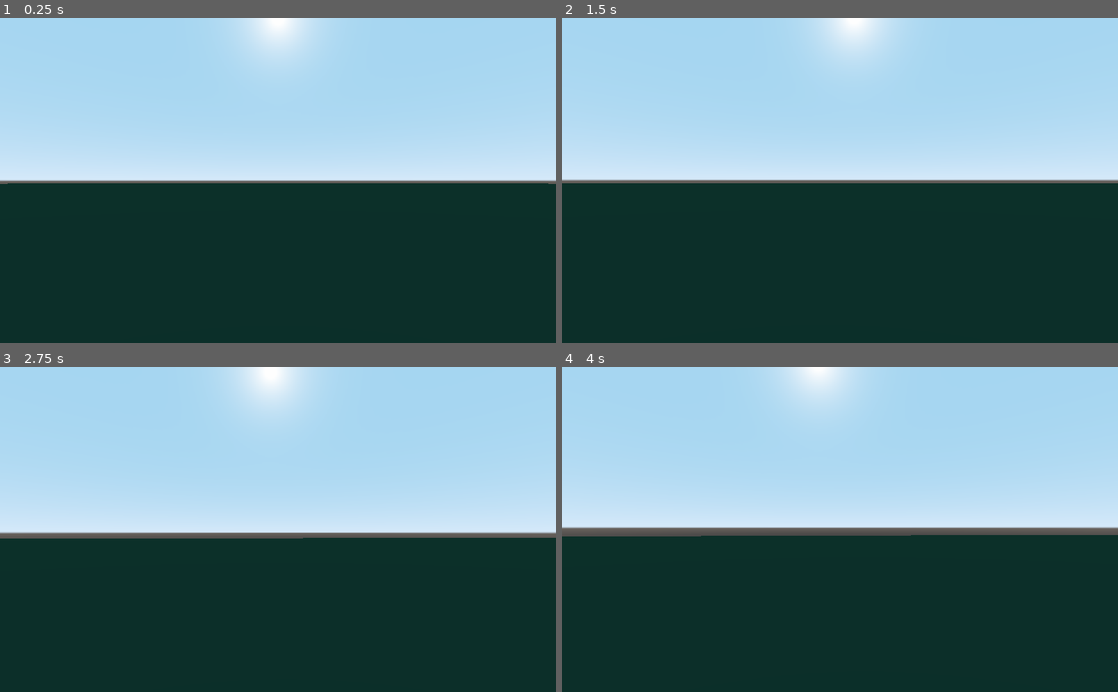
Above: before the commit, frames 1-4 (two rows, left to right).
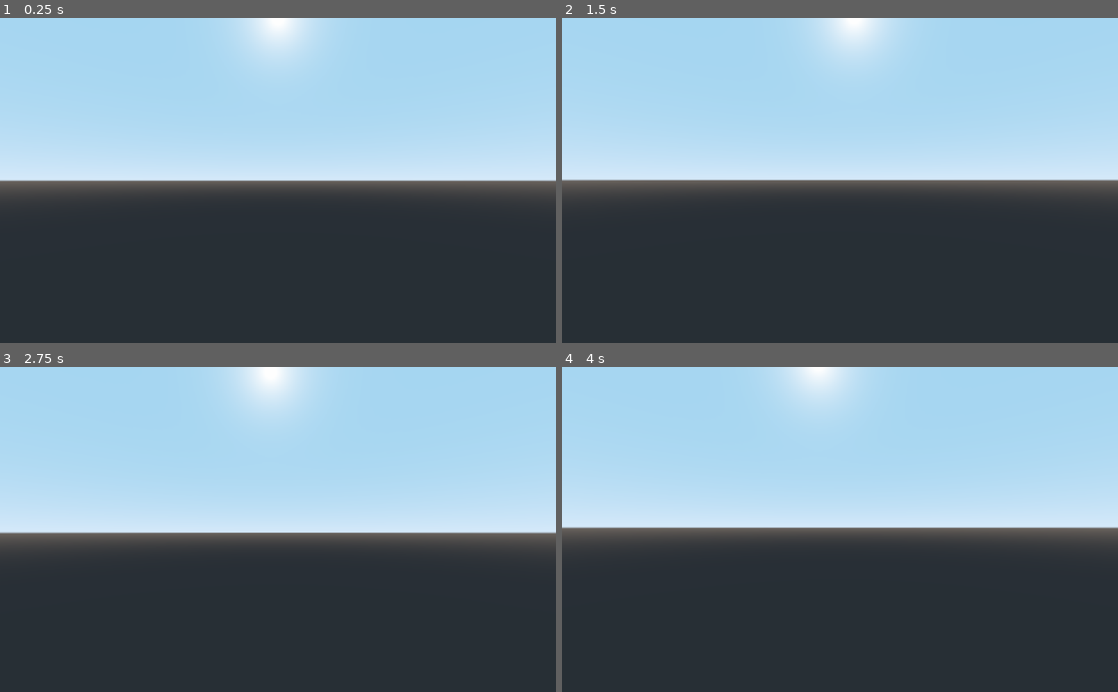
Above: after the commit, the same moments.

Repository: kb173/godot-volumetric-clouds
Game: Godot game, scene res://World.tscn
The game is run twice, just before and just after one commit, with the same random seed, the same clock (stepped at 60 frames per second) and the same inputs.
Inputs (mouse positions are in pixels of both pictures, inside the frame that each line leads up to):
- Up to frame 1 (0.25 s): no input
- Up to frame 2 (1.5 s): tap Enter at 0.5 s; move the mouse to (867, 180) at 0.52 s; hold W (move_forward) from 0.53 s (still down); tap Space at 1.25 s; move the mouse to (812, 180) at 1.27 s
- Up to frame 3 (2.75 s): keep holding W (move_forward); tap Enter at 2 s; move the mouse to (289, 523) at 2.02 s
- Up to frame 4 (4 s): keep holding W (move_forward); tap Space at 2.75 s; move the mouse to (834, 536) at 2.77 s; tap Enter at 3.5 s; move the mouse to (878, 532) at 3.52 s

The runs differ from the first frame. In frame 1, 49% of the frame differs, in the area x 0-100%, y 50-100%; in frame 2, 49%; in frame 3, 47%; in frame 4, 48%.

Commit message:
Fix minor inaccuracies

Diff:
--- a/RaymarchingClouds.shader
+++ b/RaymarchingClouds.shader
@@ -128,12 +128,13 @@
 	if (start_position.y > cloud_begin) {
 		if (start_position.y > cloud_end) {
 			if (march_start == vec4(0.0)) {
-				march_start = march_end + vec4(direction, 0.0) * 1000.0;
+				march_start = march_end + vec4(direction, 0.0) * 10000.0;
 			}
 			vec4 buffer = march_start;
 			march_start = march_end;
 			march_end = buffer;
 		} else {
+			march_end = march_start;
 			march_start = vec4(start_position, 0.0);
 		}
 	}
@@ -143,7 +144,7 @@
 		return;
 	}
 
-	float step_length = min(length(march_end.xyz - march_start.xyz) / float(num_steps), 300.0);
+	float step_length = min(length(march_end.xyz - march_start.xyz) / float(num_steps), 3000.0);
 
 	// March forward
 	float distance_to_camera = 0.0f;
@@ -167,10 +168,10 @@
 
 		float density_inside_cloudlayer = (distance_to_center - earth_radius - cloud_begin) / (cloud_end - cloud_begin);
 
-		density = density * (1.0 + -cos((density_inside_cloudlayer * 6.2831853 + 2.0))) / 2.0;
+		density = density * (1.0 + -cos((density_inside_cloudlayer * 4.2831853 + 3.0))) / 2.0;
 
 		if (density > 1.0) {
-			cloud_alpha += density * 0.02; //  / (step_length * 0.1); maybe?
+			cloud_alpha += density * 0.0001 * step_length;
 		}
 
 		// If the clouds begin further away than the closest other object, we can stop
--- a/World.tscn
+++ b/World.tscn
@@ -66,10 +66,12 @@
 
 [node name="MeshInstance" type="MeshInstance" parent="."]
 transform = Transform( 1, 0, 0, 0, 1, 0, 0, 0, 1, 0, -8.9078, 0 )
+visible = false
 mesh = SubResource( 7 )
 material/0 = null
 
 [node name="MeshInstance2" type="MeshInstance" parent="."]
 transform = Transform( 1, 0, 0, 0, 1, 0, 0, 0, 1, 0, 16, 0 )
+visible = false
 mesh = SubResource( 8 )
 material/0 = null
